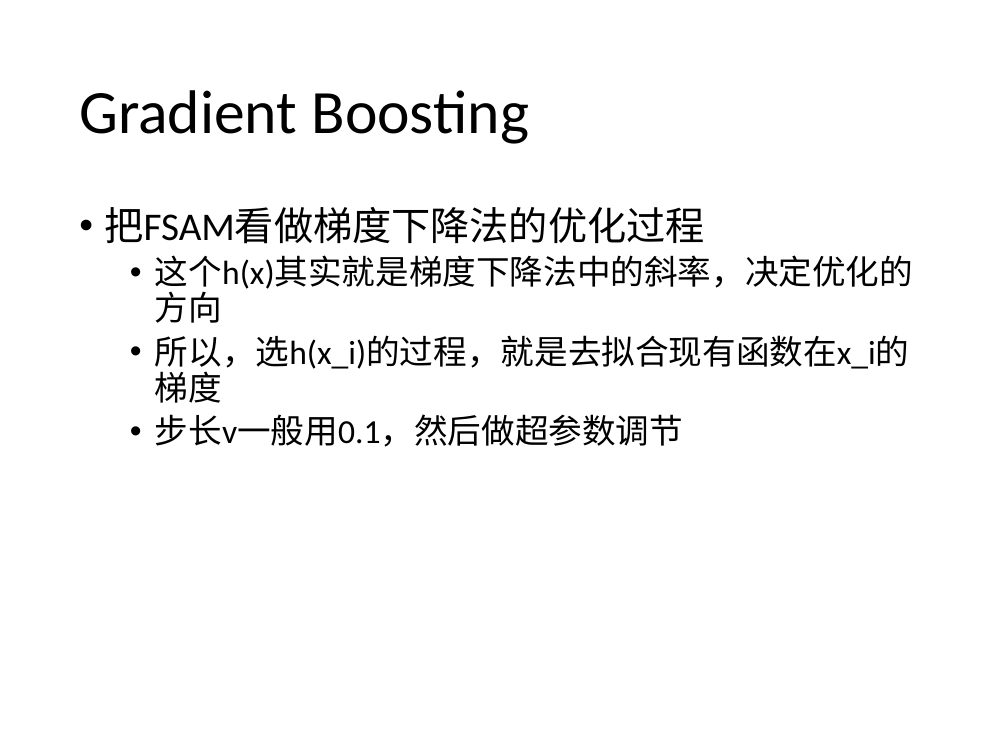
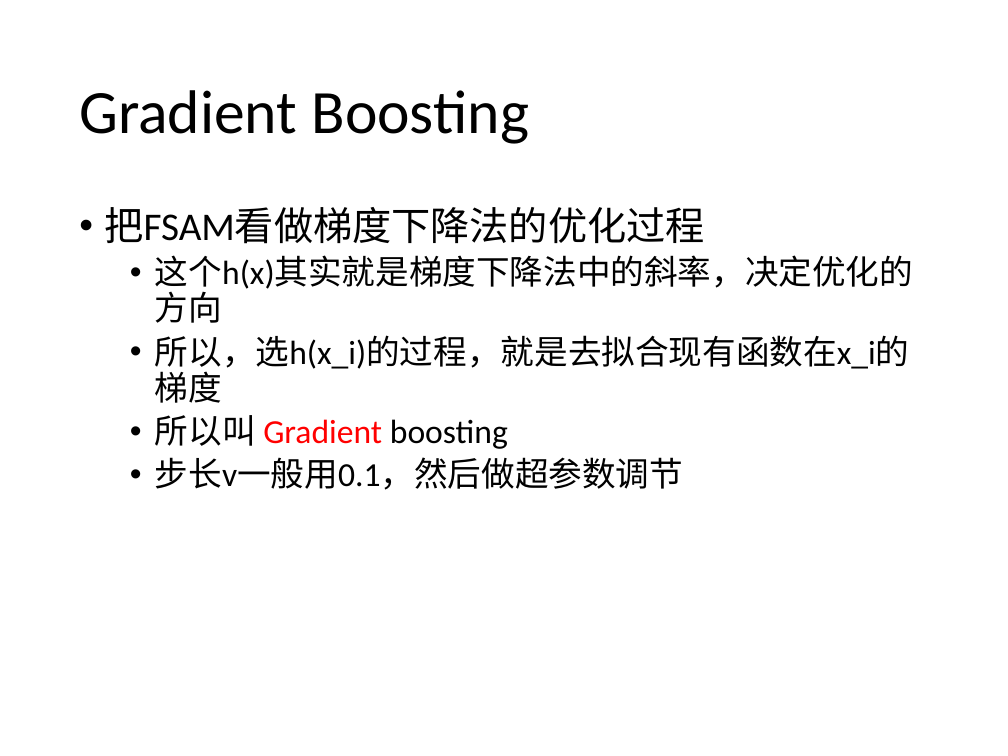
Before and after one commit to yishuai/bigalgo, a slide deck: slide 40 of ppt/13-ml-misc.pptx. Drawn at 1008x756 pixels with LibreOffice and Linux fonts; fonts in the diff are those of the drawing. Boxes give left, top, right and bottom in pixels: in the first picture for what was removed or moved away, otherwise in the second. Text is boxed around its words. In the diff, an @@ line names an element or a change of style, - is before the commit and + after.

```diff
--- a/ppt/13-ml-misc.pptx
+++ b/ppt/13-ml-misc.pptx
@@ text at <box>155,415,508,449</box>: paragraph added @@
+  • 所以叫 Gradient boosting
```
Also in this commit, not shown: 3 other slides changed, 21 other files.
